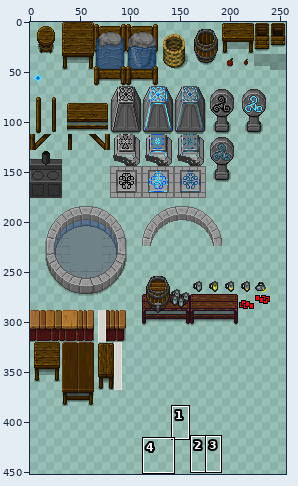
Sprite sheet -- img/object1.png. The picture above shows the old version from afar; the outline marks the close-up.
Close-up. The starting point:
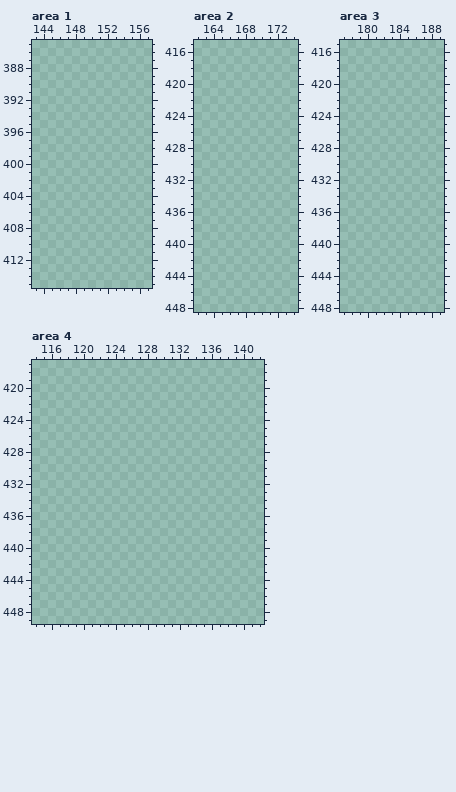
The file is 256x512 pixels. Colours within 5 levels of each other are drawn and written as one. Shown: area 1: x 143..157, y 385..415; area 2: x 162..174, y 415..448; area 3: x 177..189, y 415..448; area 4: x 114..142, y 417..449. The wide view leaves out empty margins. The commit also changed other parts of the picture, which this record leaves out.
Now the later version:
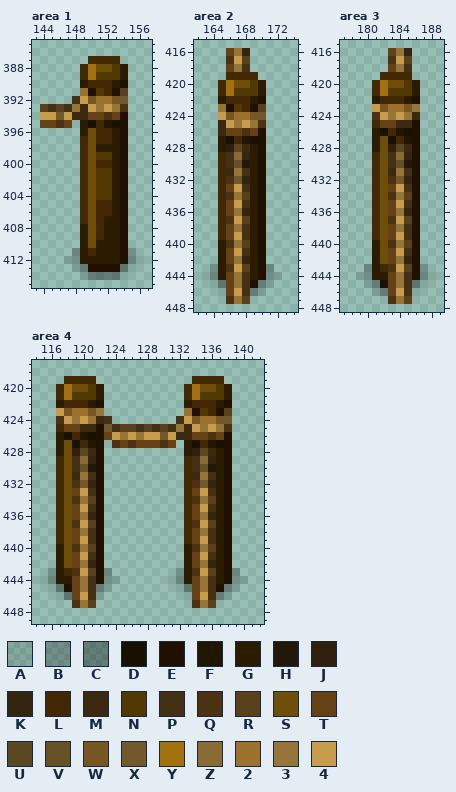
Palette (. is transparent): A #0000001f  B #0000003f  C #00000056  D #191100  E #201000  F #211600  G #2b1c00  H #231709  J #2f1f0c  K #342510  L #432804  M #3c2910  N #523903  P #443115  Q #4c3113  R #59411b  S #6e4e09  T #664116  U #5a4823  V #665127  W #765623  X #71592b  Y #a3720f  Z #886c33  2 #9c722e  3 #967638  4 #c79c4a
The exact change:
Changed rows in their new state; - is an unchanged pixel.
Area 1:
first column x 144:
387 ------LLLL---
388 -----LYSSNG--
389 -----LYNNNG--
390 -----GLLLGE--
391 -----2ENLER--
392 ----P4W22WX--
393 RPRP3M4343Q--
394 44X4MMTTQTE--
395 TTQT-GDLFDE--
396 -----GSLLGE--
397 -----LSLLGE--
398 -----LSGGGE--
399 -----LSNNGE--
400 -----LSLLGE--
401 -----LSNNGE--
402 -----LSNNGE--
403 -----LSNNGE--
404 -----LSNNGE--
405 -----LSLLGE--
406 -----LSLLGE--
407 -----LSLGGE--
408 -----GSLGGE--
409 -----GSLGGE--
410 -----GSGGGE--
411 ----BGLGGGEB-
412 ---ABGGGGGEBA
413 ----ACEEEECA-
414 -----ACCCCA--
Area 2:
first column x 163:
416 ---T3K----
417 ---Q4R----
418 ---T3P----
419 ---LLLL---
420 --LYSSNG--
421 --LYNNNG--
422 --GLLLGE--
423 --2ENLER--
424 --4W22WX--
425 --M4343Q--
426 --MTTQTE--
427 --GDLFDE--
428 --GJUMGE--
429 --LPZKGE--
430 --LPVHGE--
431 --LM3PGE--
432 --LQXKGE--
433 --LT4PGE--
434 --LQ3RGE--
435 --LT4PGE--
436 --LT3KGE--
437 --LQ4RGE--
438 --LT3PGE--
439 --LT4PGE--
440 --GQ3RGE--
441 --GT4PGE--
442 --GT3KGE--
443 -BGQ4RGEB-
444 ABGT3PGEBA
445 -ACT3PECA-
446 --AT4PCA--
447 ---Q3R----
Area 3:
first column x 179:
416 ----T3K---
417 ----Q4R---
418 ----T3P---
419 ---LLLL---
420 --LYSSNG--
421 --LYNNNG--
422 --GLLLGE--
423 --4W22W3--
424 --Q4343M--
425 --LTTMME--
426 --GDLFDE--
427 --GSDLFE--
428 --GSJUME--
429 --LSPZKE--
430 --LSPVHE--
431 --LSM3PE--
432 --LSQXKE--
433 --LST4PE--
434 --LSQ3RE--
435 --LST4PE--
436 --LST3KE--
437 --LSQ4RE--
438 --LST3PE--
439 --LST4PE--
440 --GSQ3RE--
441 --GST4PE--
442 --GST3KE--
443 -BGLQ4REB-
444 ABGGT3PEBA
445 -ACET3PCA-
446 --ACT4PA--
447 ----Q3R---
Area 4:
first column x 115:
419 ---LLLL------------LLLL---
420 --LYSSNG----------LYSSNG--
421 --LYNNNG----------LYNNNG--
422 --GLLLGE----------GLLLGE--
423 --4W22W3----------2ENLER--
424 --Q4343MP--------P4W22WX--
425 --LTTMMEXPRRPRPRP3M4343Q--
426 --GDLFDET434344X4MMTTQTE--
427 --GSDLFE-QTQTTTQT-GDLFDE--
428 --GSJUME----------GJUMGE--
429 --LSPZKE----------LPZKGE--
430 --LSPVHE----------LPVHGE--
431 --LSM3PE----------LM3PGE--
432 --LSQXKE----------LQXKGE--
433 --LST4PE----------LT4PGE--
434 --LSQ3RE----------LQ3RGE--
435 --LST4PE----------LT4PGE--
436 --LST3KE----------LT3KGE--
437 --LSQ4RE----------LQ4RGE--
438 --LST3PE----------LT3PGE--
439 --LST4PE----------LT4PGE--
440 --GSQ3RE----------GQ3RGE--
441 --GST4PE----------GT4PGE--
442 --GST3KE----------GT3KGE--
443 -BGLQ4REB--------BGQ4RGEB-
444 ABGGT3PEBA------ABGT3PGEBA
445 -ACET3PCA--------ACT3PECA-
446 --ACT4PA----------AT4PCA--
447 ----Q3R------------Q3R----
Where, in picture pixels (left, top, right, bottom), the same in both close-ups:
added: (40, 56, 144, 280)
added: (202, 48, 282, 304)
added: (356, 48, 436, 304)
added: (40, 376, 248, 608)
